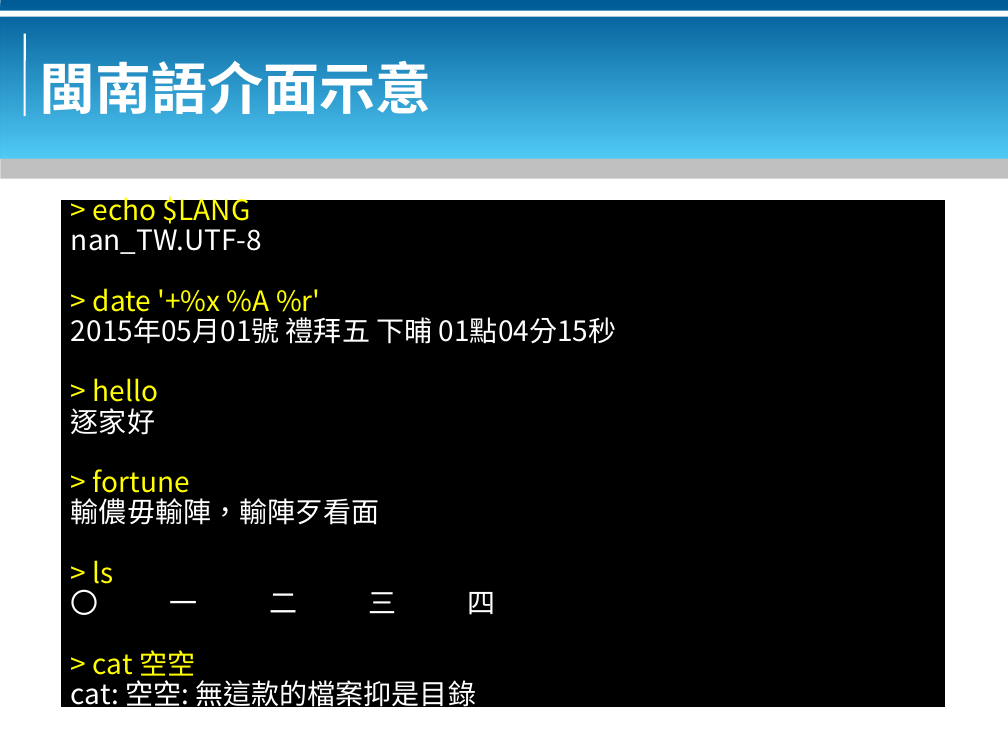
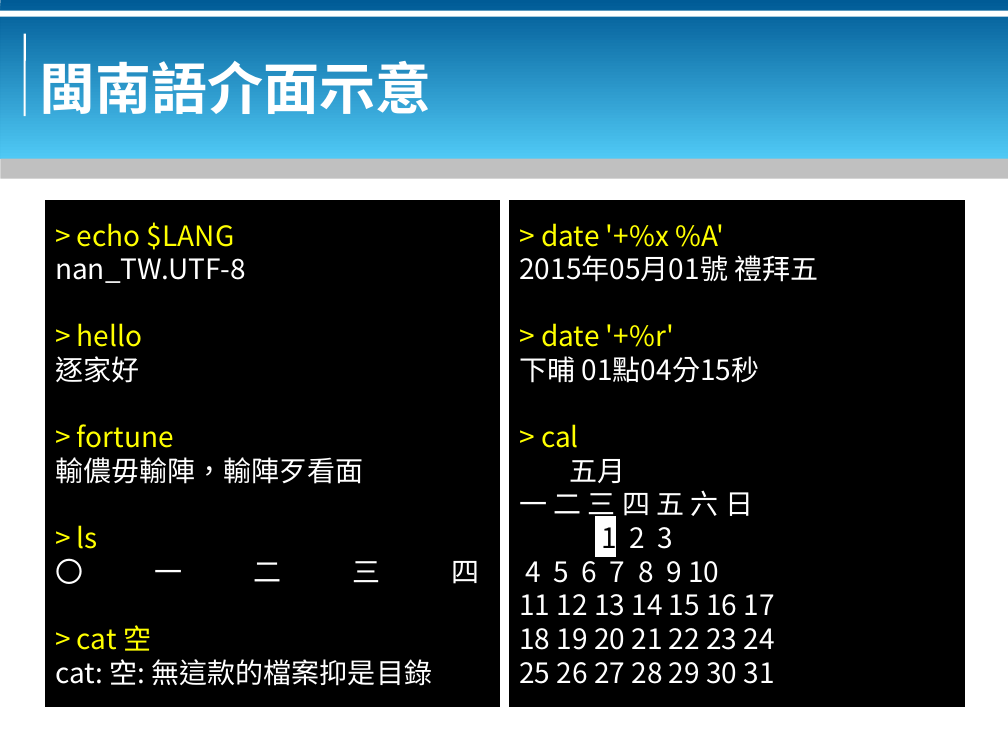
Before and after one commit to bluebat/.presentations, a slide deck: slide 13 of locales-for-chinese-dialects.odp. Drawn at 1008x756 pixels with LibreOffice and Linux fonts; fonts in the diff are those of the drawing; background and template pictures are left out. Boxes give left, top, right and bottom in pixels: in the first picture for what was removed or moved away, otherwise in the second. Text is boxed around its words. In the diff, an @@ line names an element or a change of style, - is before the commit and + after.

```diff
--- a/locales-for-chinese-dialects.odp
+++ b/locales-for-chinese-dialects.odp
@@ rectangle "> echo $LANG": place and size @@
-rectangle "> echo $LANG" at [61,201,944,707]
+rectangle "> echo $LANG" at [45,201,500,707]
@@ rectangle added at [509,201,964,707], fill #000000, outline #000000 0 pt, 20 pt, text #FFFFFF @@
+> date '+%x %A'
+2015年05月01號 禮拜五
+> date '+%r'
+下晡 01點04分15秒
+> cal
+五月
+一 二 三 四 五 六 日
+1 2 3
+4 5 6 7 8 9 10
+11 12 13 14 15 16 17
+18 19 20 21 22 23 24
+25 26 27 28 29 30 31
@@ text in rectangle at [55,222,380,584]: line spacing 0.9 to 1 @@
@@ text in rectangle at [71,288,617,344]: paragraphs removed @@
-> date '+%x %A %r'
-2015年05月01號 禮拜五 下晡 01點04分15秒
@@ text in rectangle at [55,625,432,686]: text changed @@
-> cat 空空
-cat: 空空: 無這款的檔案抑是目錄
+> cat 空
+cat: 空: 無這款的檔案抑是目錄
```
Also in this commit, not shown: 1 other slide changed, 3 other files.
